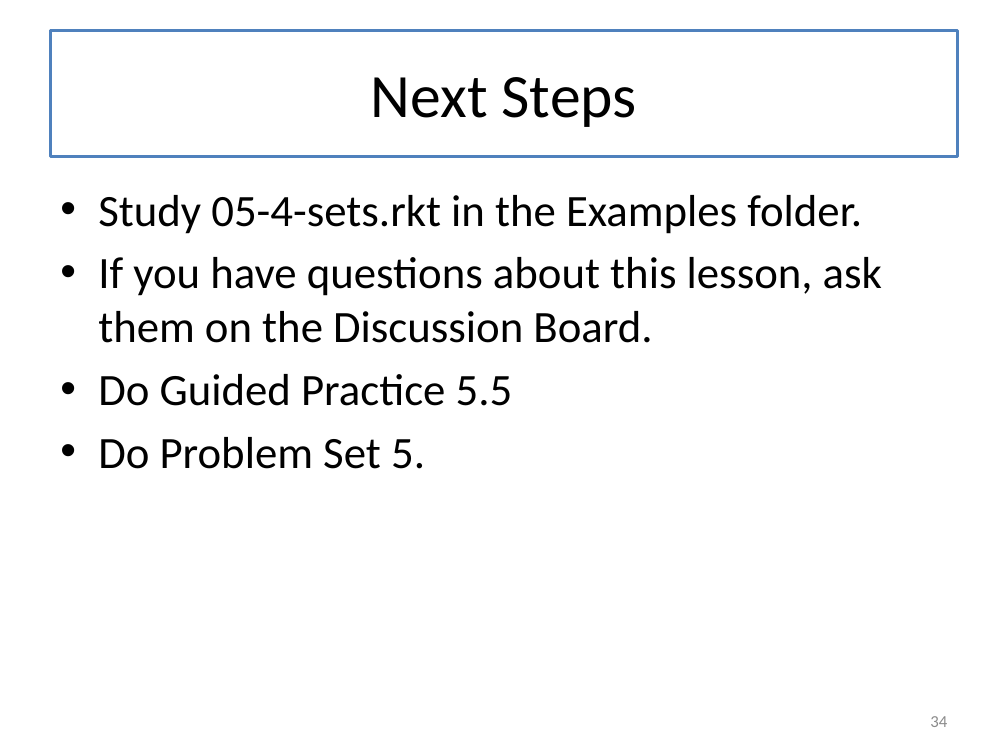
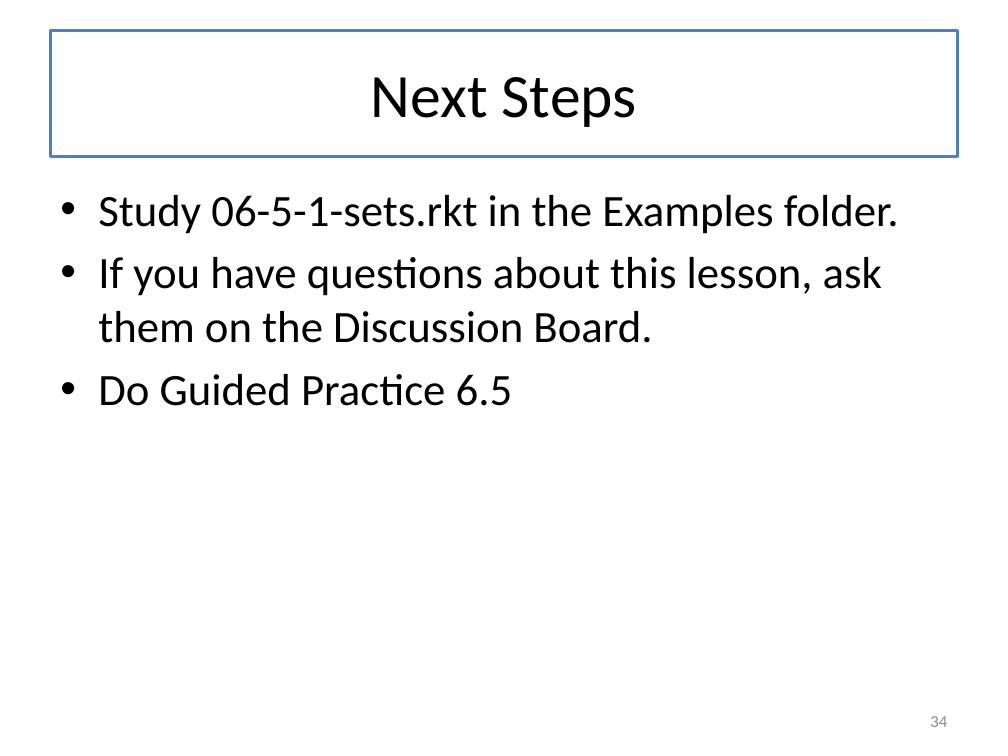
Before and after one commit to mwand/cs5010f17, a slide deck: slide 34 of Slides/Lesson 6.5 Rewriting Your Function Using Map and Foldr.pptx. Drawn at 1008x756 pixels with LibreOffice and Linux fonts; fonts in the diff are those of the drawing. Boxes give left, top, right and bottom in pixels: in the first picture for what was removed or moved away, otherwise in the second. Text is boxed around its words. In the diff, an @@ line names an element or a change of style, - is before the commit and + after.

```diff
--- a/Slides/Lesson 6.5 Rewriting Your Function Using Map and Foldr.pptx
+++ b/Slides/Lesson 6.5 Rewriting Your Function Using Map and Foldr.pptx
@@ text at box(98, 195, 899, 234): text changed @@
-• Study 05-4-sets.rkt in the Examples folder.
+• Study 06-5-1-sets.rkt in the Examples folder.
@@ text at box(98, 374, 513, 406): text changed @@
-• Do Guided Practice 5.5
-• Do Problem Set 5.
+• Do Guided Practice 6.5
```
Also in this commit, not shown: 20 other slides changed, 8 other files.
